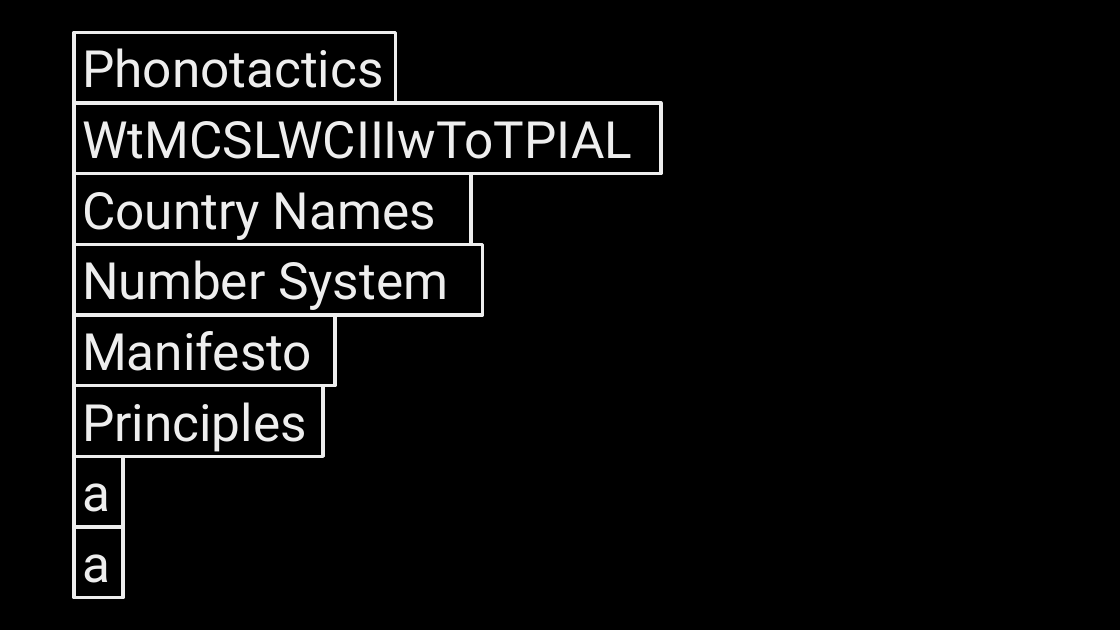
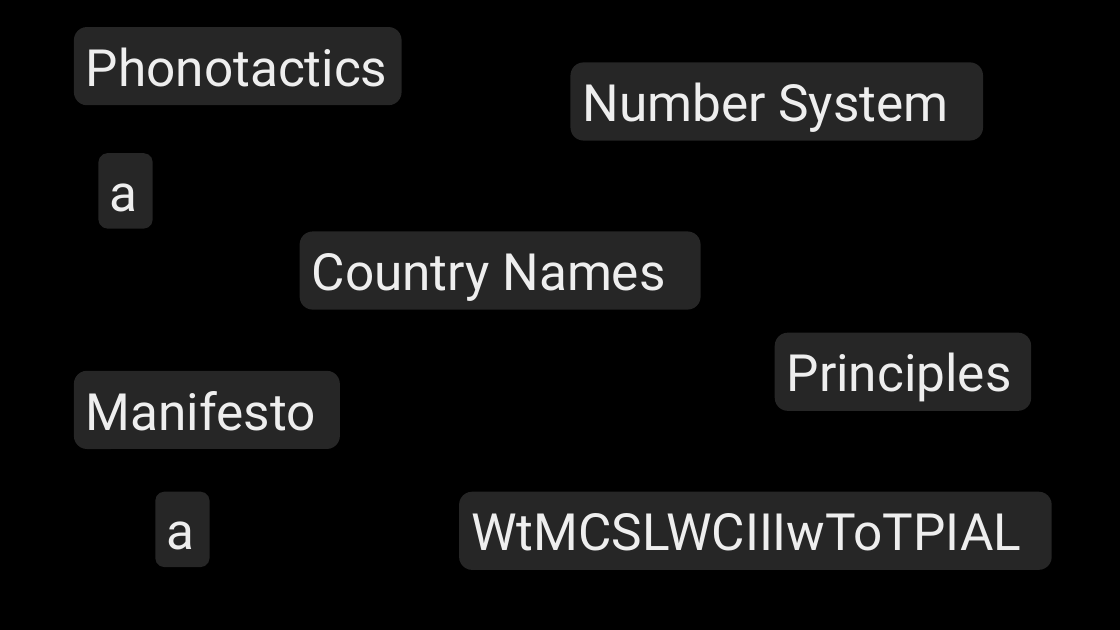
Before and after one commit to Oil-Limk/Conlangs, a slide deck: slide 2 of @src/Titles/Titles.pptx. Drawn at 1120x630 pixels with LibreOffice and Linux fonts; fonts in the diff are those of the drawing. Boxes give left, top, right and bottom in pixels: in the first picture for what was removed or moved away, otherwise in the second. Text is boxed around its words. In the diff, an @@ line names an element or a change of style, - is before the commit and + after.

```diff
--- a/@src/Titles/Titles.pptx
+++ b/@src/Titles/Titles.pptx
@@ rounded rectangle "Phonotactics": place and size @@
-rounded rectangle "Phonotactics" at (74, 32, 396, 103)
+rounded rectangle "Phonotactics" at (74, 27, 402, 105)
@@ rounded rectangle "Number System": place and size @@
-rounded rectangle "Number System" at (74, 245, 483, 315)
+rounded rectangle "Number System" at (571, 62, 983, 140)
@@ rounded rectangle "a": place and size @@
-rounded rectangle "a" at (74, 456, 123, 527)
+rounded rectangle "a" at (98, 153, 153, 229)
@@ rounded rectangle "Country Names": place and size @@
-rounded rectangle "Country Names" at (74, 174, 471, 245)
+rounded rectangle "Country Names" at (300, 232, 701, 310)
@@ rectangle to rounded rectangle; fill none to #262626; outline #EEEEEE 3 pt to none in 8 elements at (74, 27, 402, 105), (74, 371, 340, 449), (155, 492, 210, 567), (300, 232, 701, 310), (460, 492, 1053, 570), (571, 62, 983, 140), (98, 153, 153, 229), (775, 333, 1031, 411) @@
@@ rounded rectangle "Principles": place and size @@
-rounded rectangle "Principles" at (74, 386, 323, 456)
+rounded rectangle "Principles" at (775, 333, 1031, 411)
@@ rounded rectangle "Manifesto": place and size @@
-rounded rectangle "Manifesto" at (74, 315, 335, 386)
+rounded rectangle "Manifesto" at (74, 371, 340, 449)
@@ rounded rectangle "a": place and size @@
-rounded rectangle "a" at (74, 527, 123, 597)
+rounded rectangle "a" at (155, 492, 210, 567)
@@ rounded rectangle "WtMCSLWCIIIwToTPIAL": place and size @@
-rounded rectangle "WtMCSLWCIIIwToTPIAL" at (74, 103, 661, 174)
+rounded rectangle "WtMCSLWCIIIwToTPIAL" at (460, 492, 1053, 570)
```
Also in this commit, not shown: 1 other slide changed, 14 other files.
